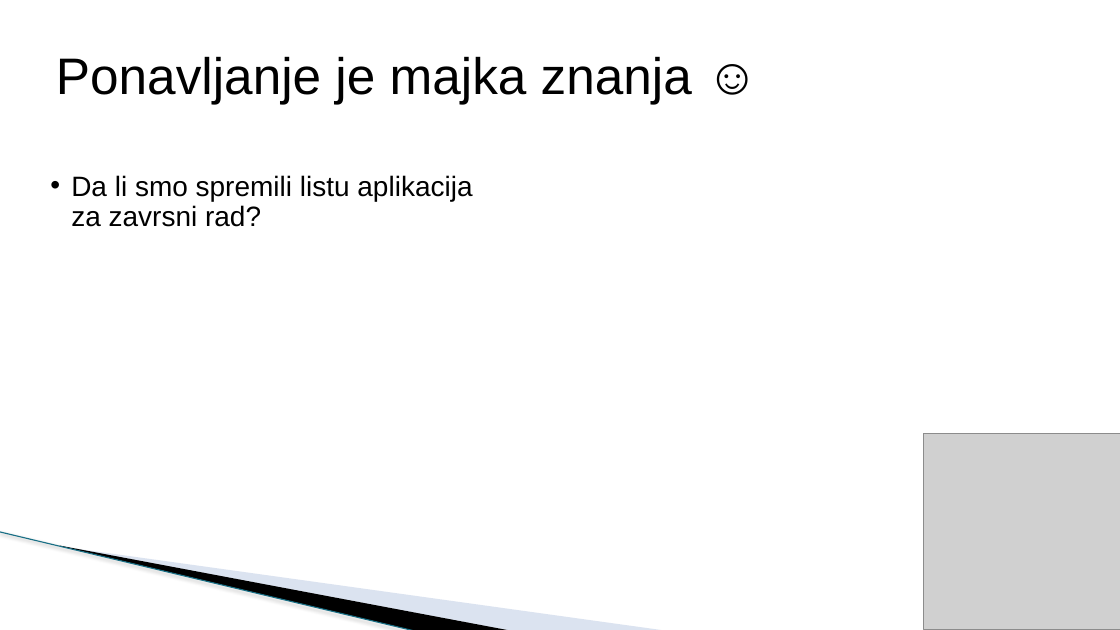
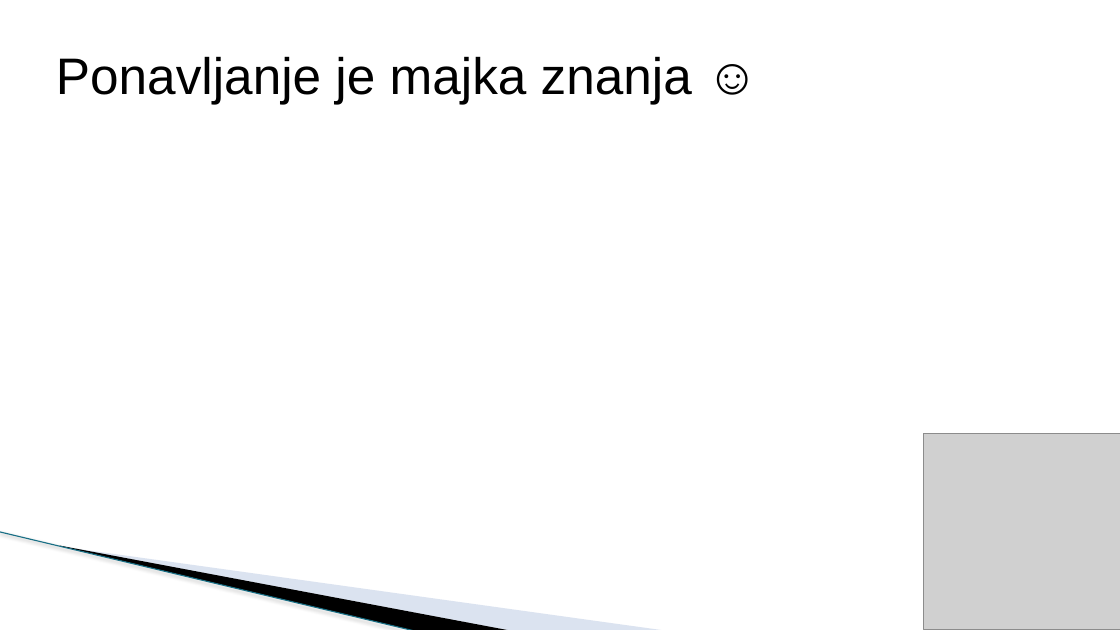
Before and after one commit to todalexcode/kurs-front-end, a slide deck: slide 3 of sesija-33/PPT/Front-End Developer-33.pptx. Drawn at 1120x630 pixels with LibreOffice and Linux fonts; fonts in the diff are those of the drawing; grey boxes stand for pictures; background and template pictures are left out. Boxes give left, top, right and bottom in pixels: in the first picture for what was removed or moved away, otherwise in the second. Text is boxed around its words. In the diff, an @@ line names an element or a change of style, - is before the commit and + after.

```diff
--- a/sesija-33/PPT/Front-End Developer-33.pptx
+++ b/sesija-33/PPT/Front-End Developer-33.pptx
@@ text removed at box(71, 175, 472, 227) @@
-  • Da li smo spremili listu aplikacija za zavrsni rad?
```
Also in this commit, not shown: 3 other slides changed, 4 other files.
